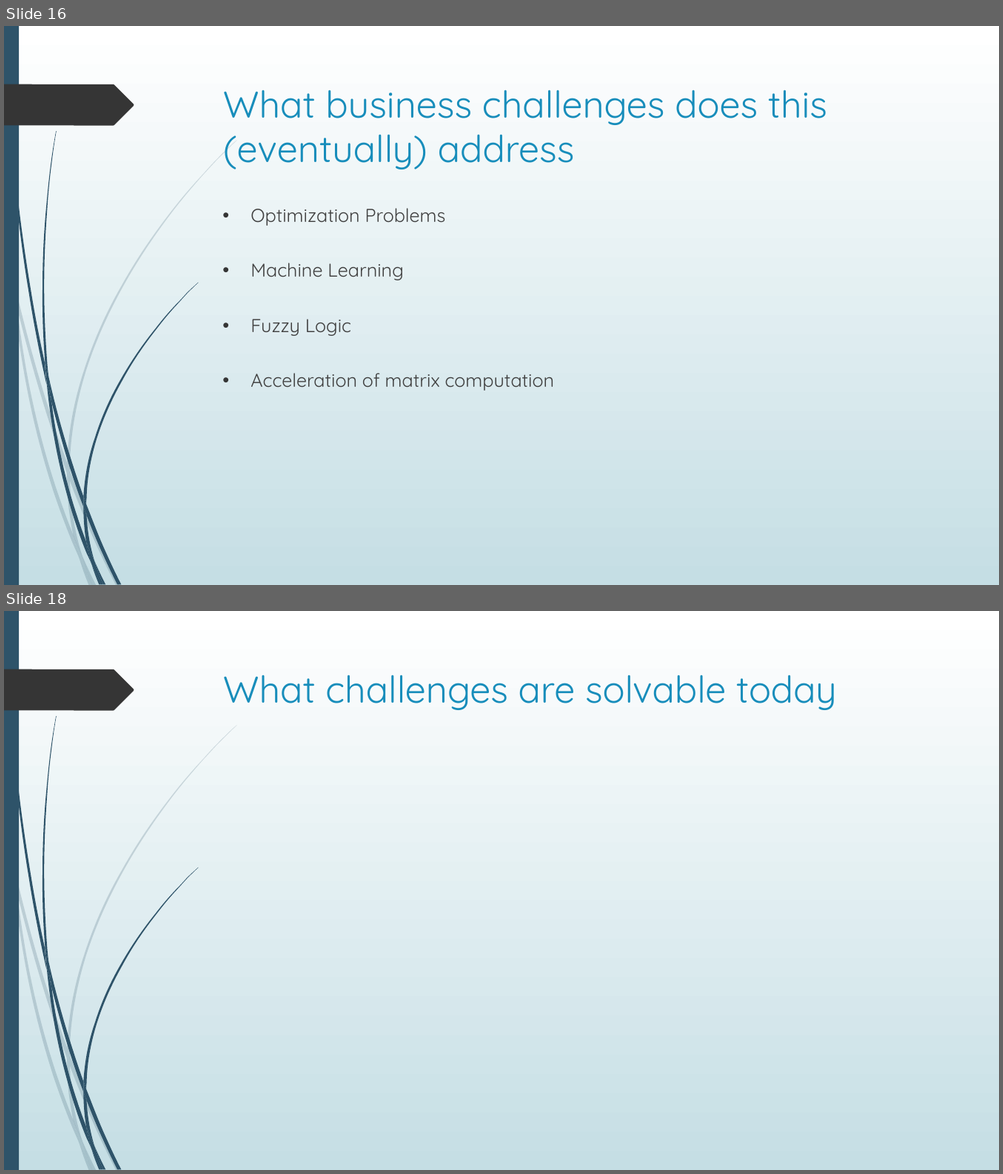
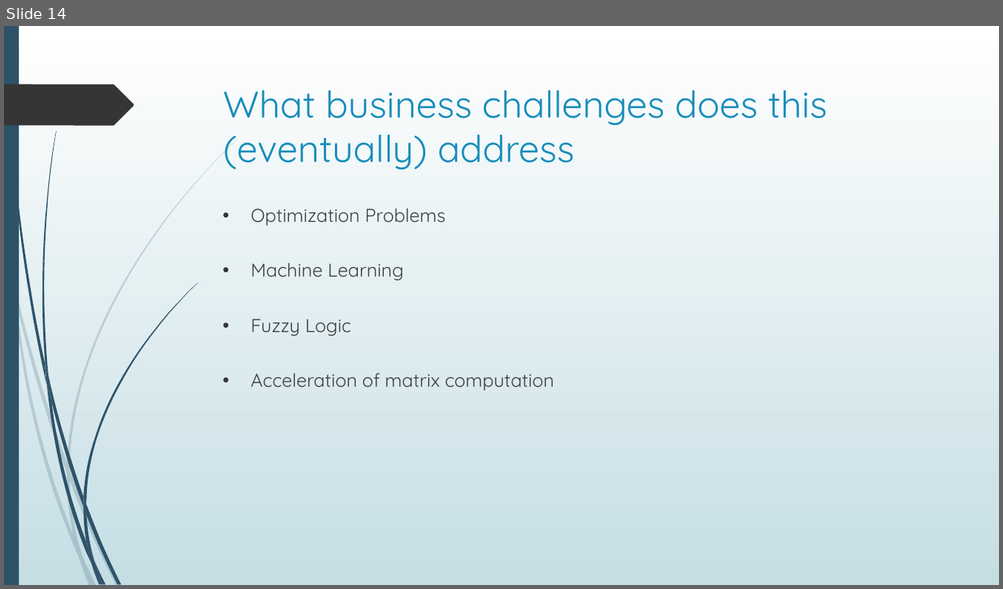
Before and after one commit to dr-natetorious/TIM-7020-Database_and_Business_Intelligence, a slide deck: Week6_CuttingEdge_Proposal/BachmeierNTIM7020-6.pptx. Shown one above the other, each under a label of ours: slides 16 and 18 before the commit, slide 14 after it; the slides between them are not shown. The pictures are 1003x1174 and 1003x589 pixels, drawn with LibreOffice and Linux fonts; fonts in the diff are those of the drawing. Boxes give left, top, right and bottom in pixels: in the first picture for what was removed or moved away, otherwise in the second. Text is boxed around its words. In the diff, an @@ line names an element or a change of style, - is before the commit and + after.

```diff
--- a/Week6_CuttingEdge_Proposal/BachmeierNTIM7020-6.pptx
+++ b/Week6_CuttingEdge_Proposal/BachmeierNTIM7020-6.pptx
@@ slide 18 removed at (x1=4, y1=611, x2=999, y2=1170), background gradient #FFFFFF to #C5DEE5; not listed: 24 template elements that a slide beside it also shows @@
@@ title removed at (x1=223, y1=675, x2=836, y2=710) @@
-What challenges are solvable today
@@ what was slide 16 is now slide 14 @@
```
Also in this commit, not shown: 3 slides changed, 4 other slides removed, 1 other file.
